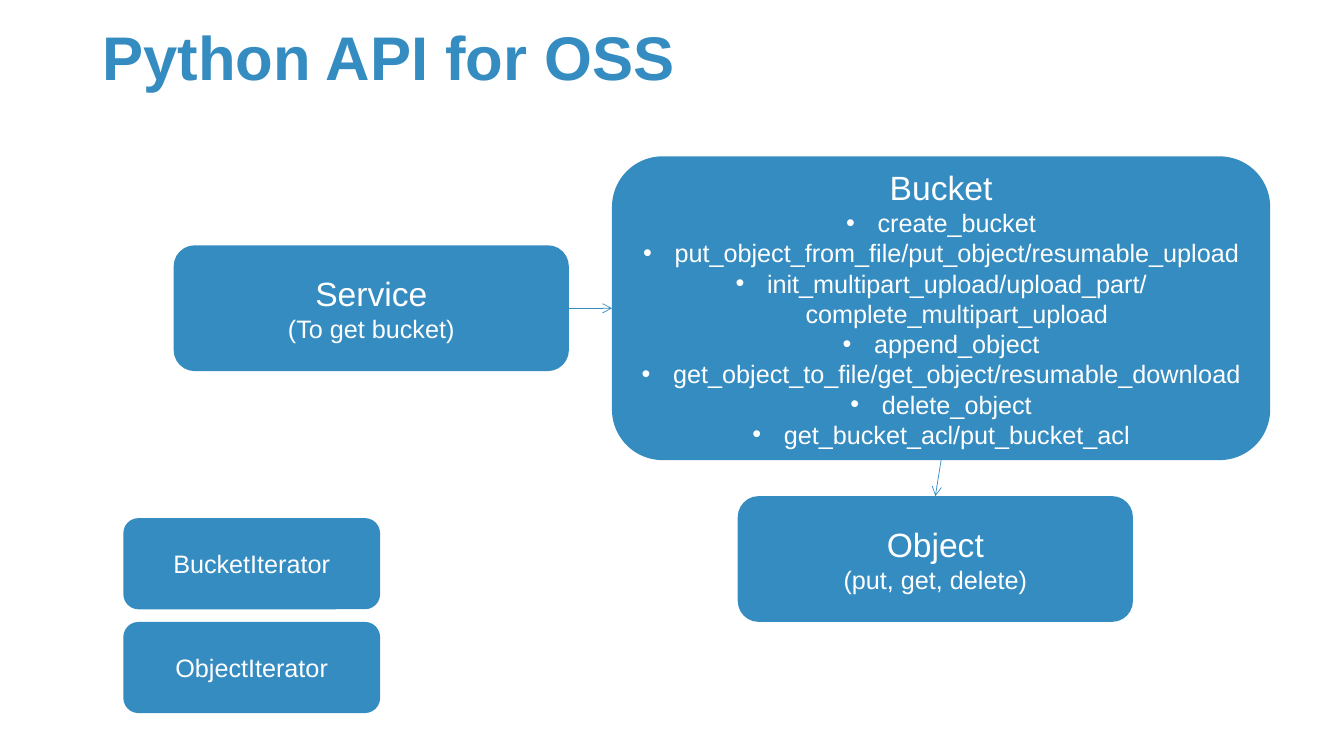
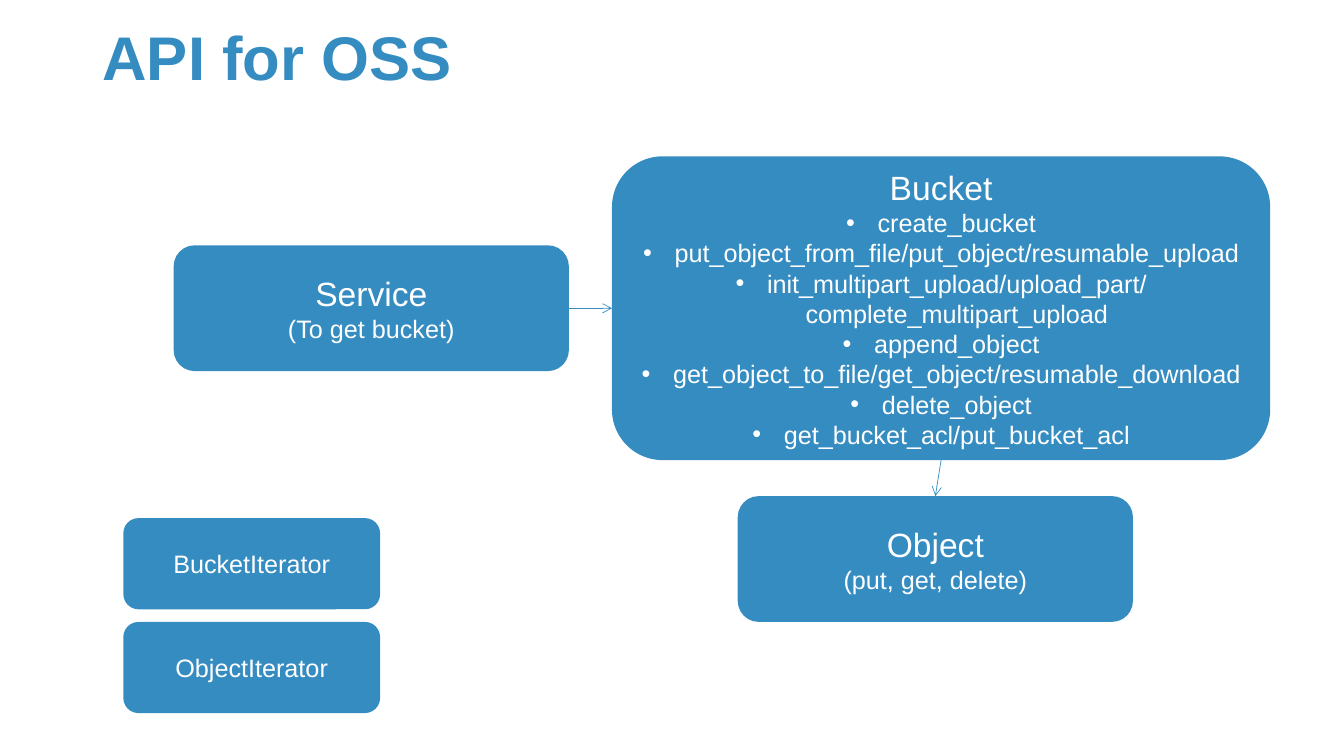
Before and after one commit to Sparks-Lu/TechNotes, a slide deck: slide 7 of Web/Aliyun-Notes.pptx (slide 5 before the commit). Drawn at 1344x756 pixels with LibreOffice and Linux fonts; fonts in the diff are those of the drawing; background and template pictures are left out. Boxes give left, top, right and bottom in pixels: in the first picture for what was removed or moved away, otherwise in the second. Text is boxed around its words. In the diff, an @@ line names an element or a change of style, - is before the commit and + after.

```diff
--- a/Web/Aliyun-Notes.pptx
+++ b/Web/Aliyun-Notes.pptx
@@ title at (x1=102, y1=35, x2=451, y2=81): text changed @@
-Python API for OSS
+API for OSS
```
Also in this commit, not shown: 2 other slides changed, 3 slides added, 8 other files.
